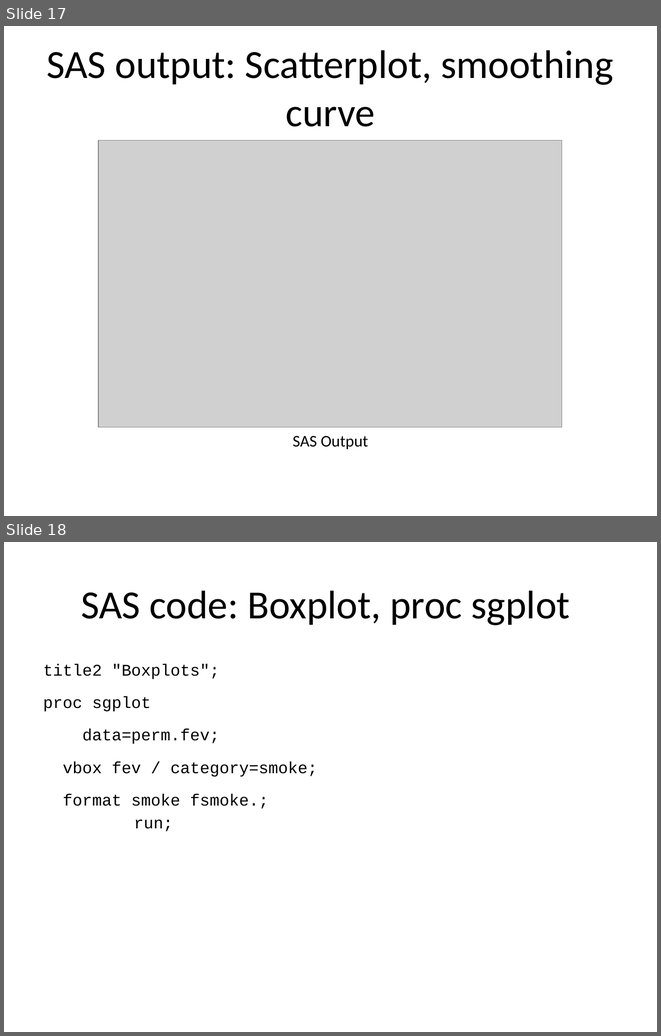
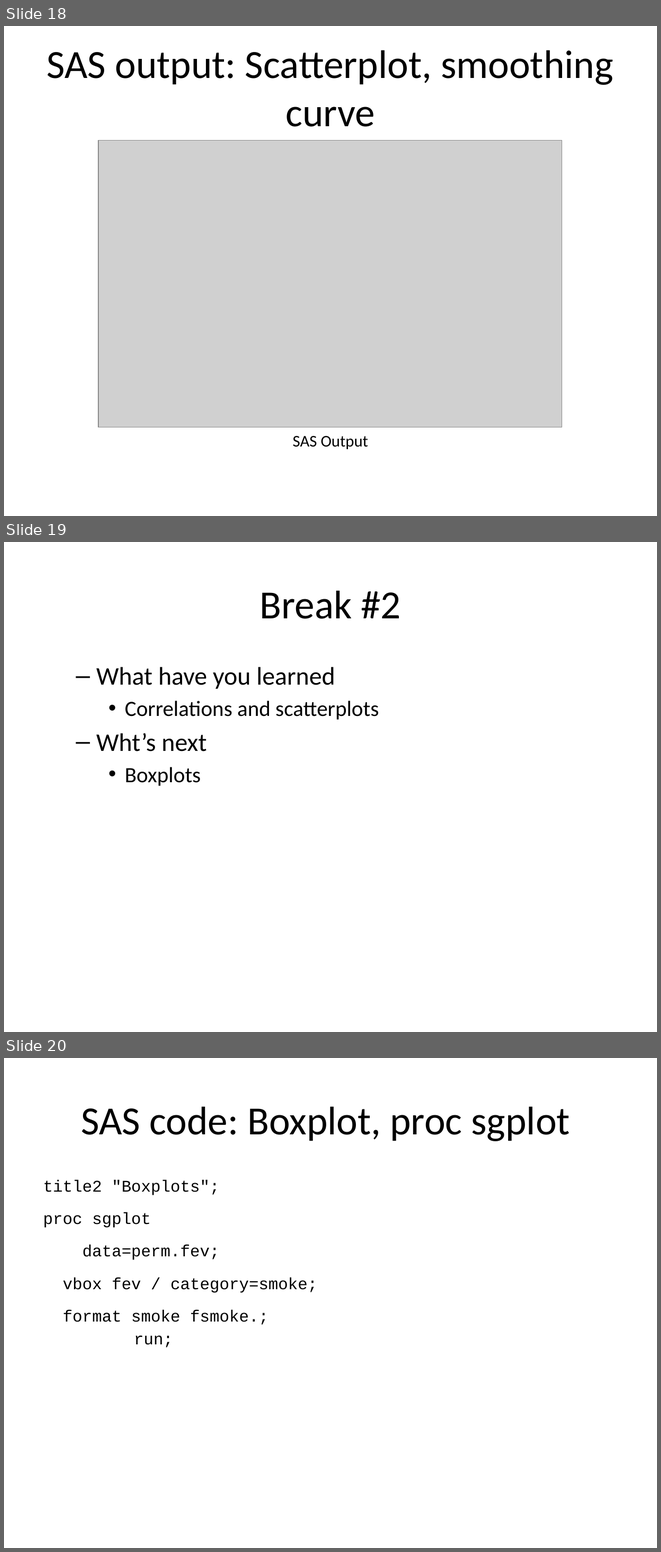
Before and after one commit to pmean/introduction-to-SAS, a slide deck: results/m05-slides-and-speaker-notes.pptx. Shown one above the other, each under a label of ours: slides 17 and 18 before the commit, slides 18, 19 and 20 after it. The pictures are 661x1036 and 661x1552 pixels, drawn with LibreOffice and Linux fonts; fonts in the diff are those of the drawing; grey boxes stand for pictures. Boxes give left, top, right and bottom in pixels: in the first picture for what was removed or moved away, otherwise in the second. Text is boxed around its words. In the diff, an @@ line names an element or a change of style, - is before the commit and + after.

```diff
--- a/results/m05-slides-and-speaker-notes.pptx
+++ b/results/m05-slides-and-speaker-notes.pptx
@@ slide 19 added at <box>4,542,657,1032</box>, background #FFFFFF @@
@@ title added at <box>260,590,401,619</box>, 44 pt, text #000000 @@
+Break #2
@@ text added at <box>96,667,379,786</box>, 24 pt, text #000000 @@
+  – What have you learned
+    • Correlations and scatterplots
+  – Wht’s next
+    • Boxplots
@@ what was slide 17 is now slide 18 @@
@@ what was slide 18 is now slide 20 @@
```
Also in this commit, not shown: 4 other slides added, 20 other files.
